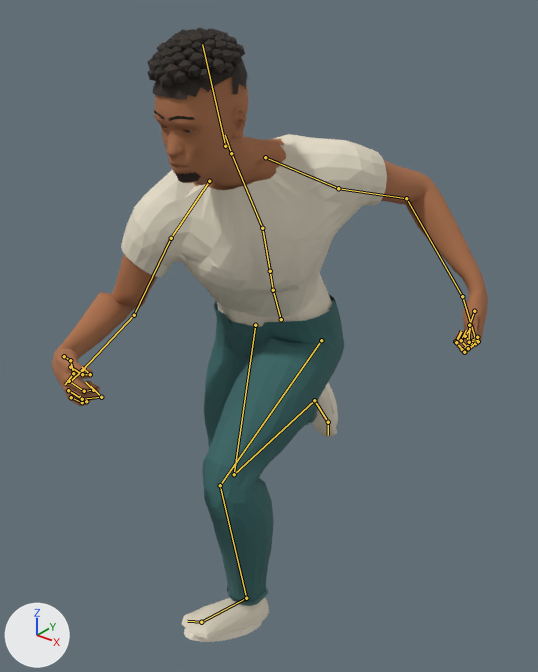
The Blender file assets-src/reference-character/reference_character.blend, before and after one commit.
Both versions are drawn from a 50 mm lens placed at (1.084, -1.421, 1.706), pointed at (0.043, -0.119, 0.899). The lights are fixed; the arrows at lower left show +X, +Y and +Z. The older version comes first. Both versions are drawn at frame 1 of the action 'Jog'; the numbers are the values there. The bones that bend it are drawn over the model as lines.

The first picture shows 'Reference_Character'.
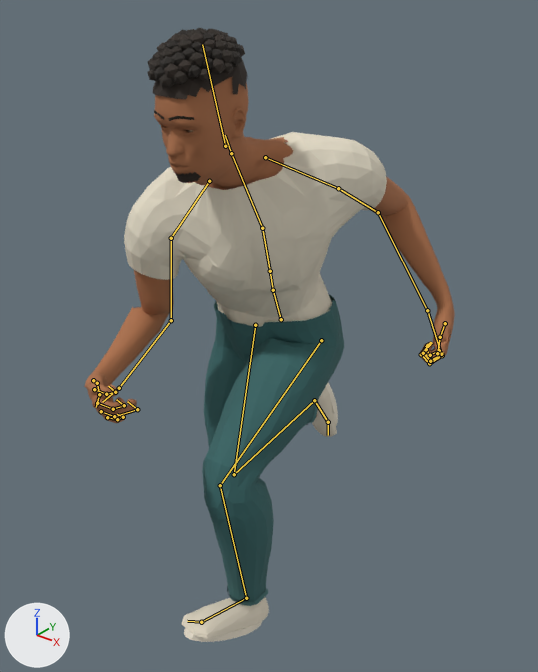
Where the change shows, as pixel boxes (x1, y1, x2, y2) in the pictures (538 x 672 px):
'Reference_Character', posed (15% narrower)
    before: (52, 28, 488, 642)
    after: (84, 28, 455, 642)
bone 'mixamorig:LeftArm', root to tip
    before: (338, 188) to (406, 198)
    after: (338, 188) to (378, 212)
bone 'mixamorig:RightArm', root to tip
    before: (171, 238) to (134, 315)
    after: (171, 238) to (171, 320)

The edits, one by one:
Bone 'mixamorig:LeftArm' (bone_mixamorig_leftarm) turns from (-19, 5, -15) to (-11, 0, -32) degrees about its own x, y and z.
Bone 'mixamorig:RightArm' (bone_mixamorig_rightarm) turns from (3, -22, -5) to (18, -23, 4) degrees about its own x, y and z.
